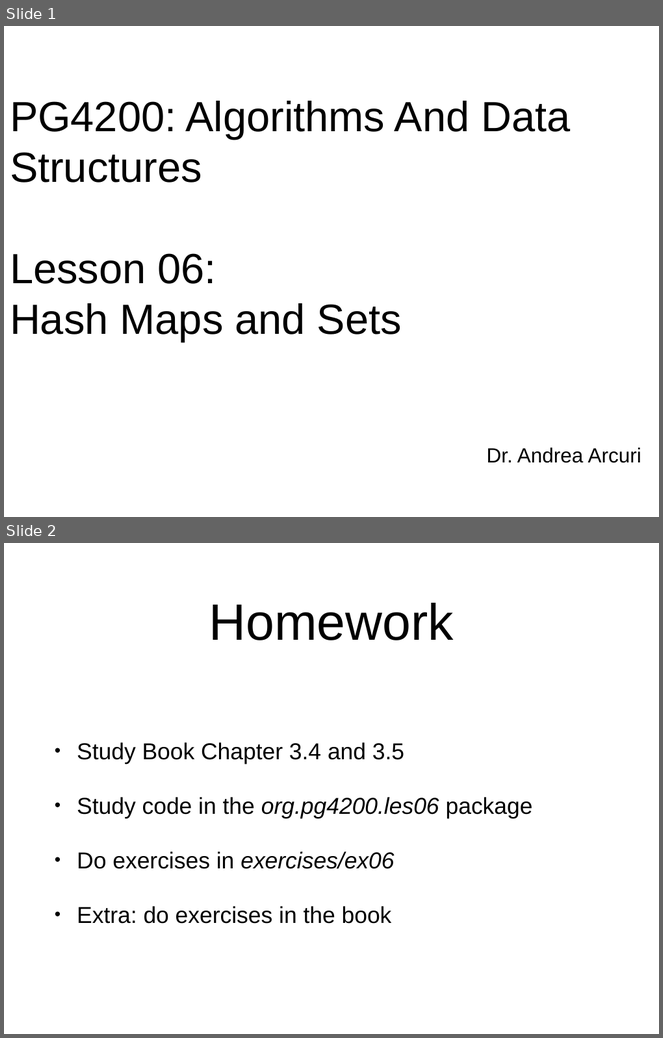
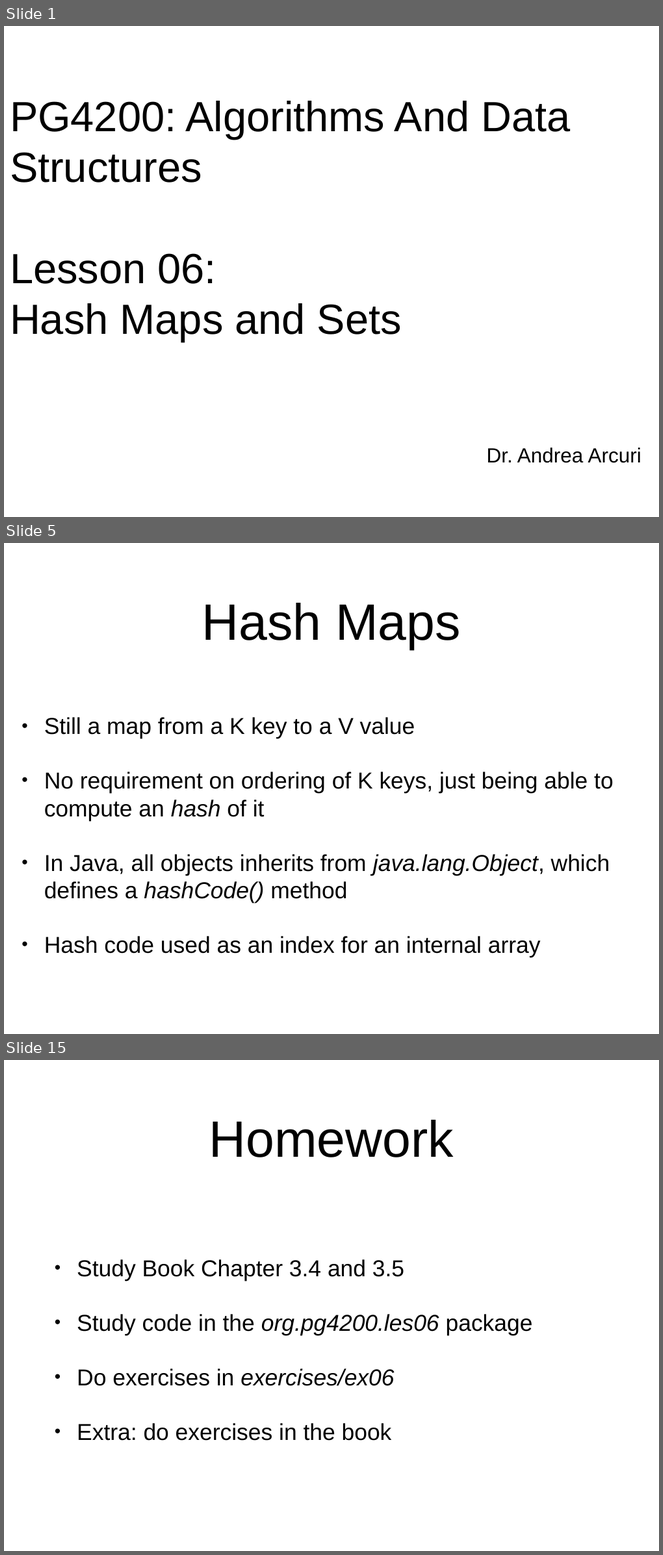
Before and after one commit to arcuri82/algorithms, a slide deck: docs/slides/06/06_hash_maps.pptx. Shown one above the other, each under a label of ours: slides 1 and 2 before the commit, slides 1, 5 and 15 after it; the slides between them are not shown. The pictures are 663x1038 and 663x1555 pixels, drawn with LibreOffice and Linux fonts; fonts in the diff are those of the drawing. Boxes give left, top, right and bottom in pixels: in the first picture for what was removed or moved away, otherwise in the second. Text is boxed around its words. In the diff, an @@ line names an element or a change of style, - is before the commit and + after.

```diff
--- a/docs/slides/06/06_hash_maps.pptx
+++ b/docs/slides/06/06_hash_maps.pptx
@@ slide 5 added at <box>4,543,659,1034</box>, background #FFFFFF @@
@@ title added at <box>202,603,461,650</box>, 80 pt, text #000000 @@
+Hash Maps
@@ text added at <box>44,717,614,958</box>, 36 pt, text #000000 @@
+• Still a map from a K key to a V value
+• No requirement on ordering of K keys, just being able to compute an hash of it
+• In Java, all objects inherits from java.lang.Object, which defines a hashCode() method
+• Hash code used as an index for an internal array
@@ what was slide 2 is now slide 15 @@
```
Also in this commit, not shown: 12 other slides added.
